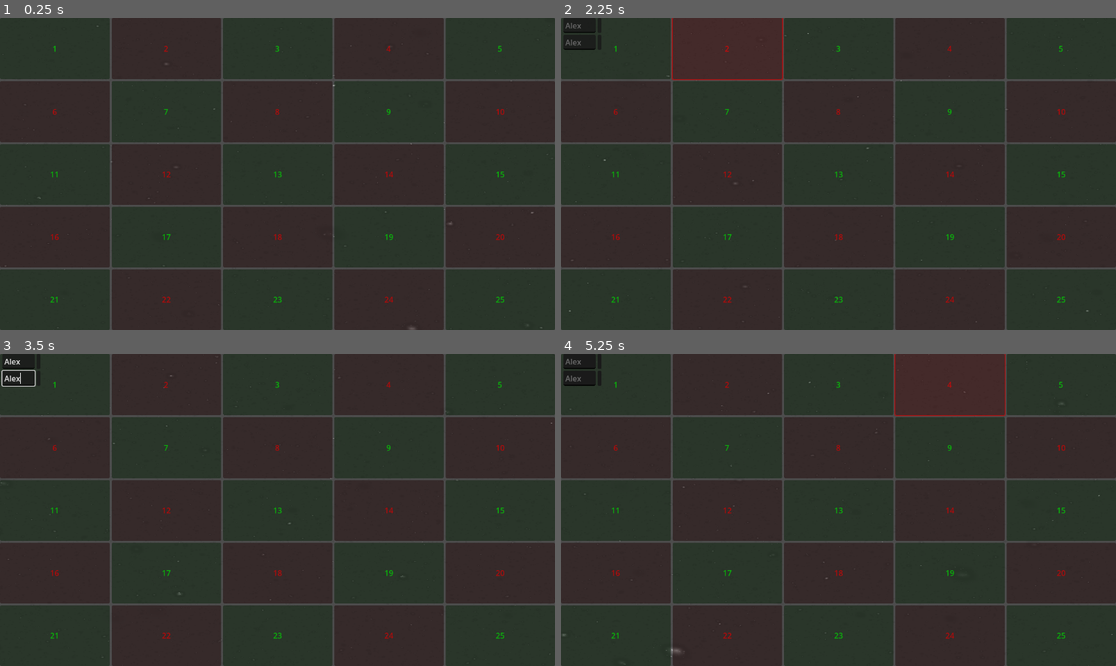
Above: before the commit, frames 1-4 (two rows, left to right).
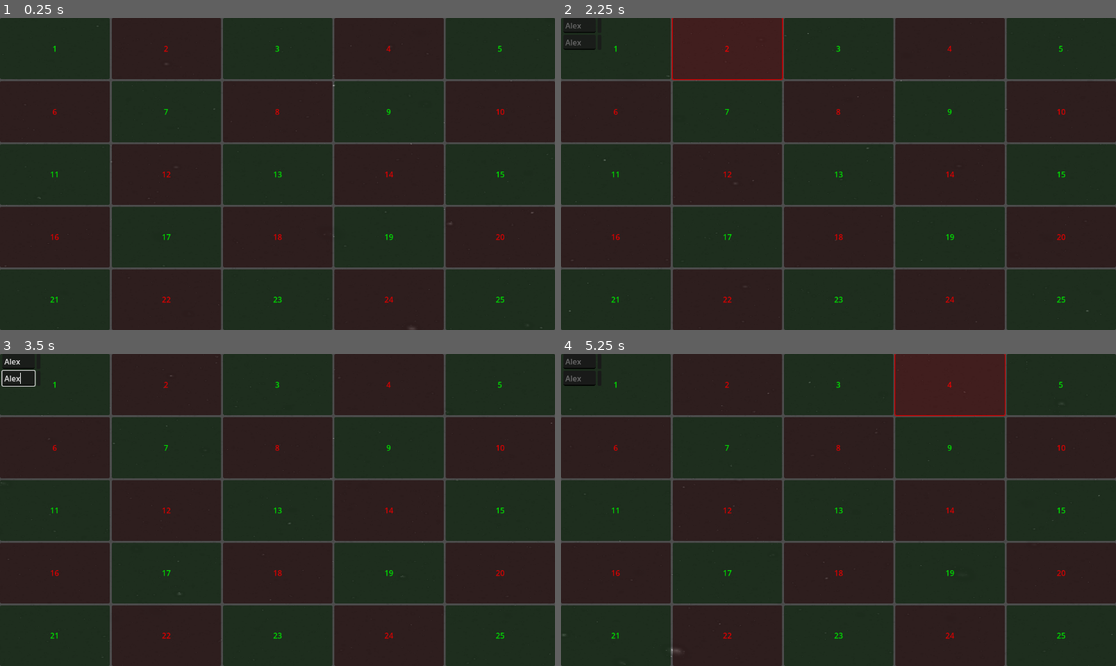
Above: after the commit, the same moments.

Repository: MagikBased/AdventOfCode
Game: Godot game, scene res://Scenes/Main.tscn
The game is run twice, just before and just after one commit, with the same random seed, the same clock (stepped at 60 frames per second) and the same inputs.
Inputs (mouse positions are in pixels of both pictures, inside the frame that each line leads up to):
- Up to frame 1 (0.25 s): no input
- Up to frame 2 (2.25 s): click "1" at 0.5 s; click (577, 24) at 1.27 s; type "Alex" at 1.35 s; click (577, 42) at 1.5 s; type "Alex" at 1.58 s; click "2" at 2 s
- Up to frame 3 (3.5 s): click (16, 360) at 2.77 s; type "Alex" at 2.85 s; click (16, 378) at 3 s; type "Alex" at 3.08 s
- Up to frame 4 (5.25 s): click "3" at 3.5 s; click (577, 360) at 4.27 s; type "Alex" at 4.35 s; click (577, 378) at 4.5 s; type "Alex" at 4.58 s; click "4" at 5 s

The runs differ from the first frame. In frame 1, 0.2% of the frame differs, in the area x 7-96%, y 8-100%; in frame 2, 0.3%; in frame 3, 0.2%; in frame 4, 0.3%, in the area x 0-100%, y 0-96%.

Commit message:
unmodulated the button colors

Diff:
--- a/Scripts/DayButtons.gd
+++ b/Scripts/DayButtons.gd
@@ -1,11 +1,9 @@
 extends Control
 
-var red = Color(1,0,0,0.75)
-var green = Color(0,1,0,0.75)
+var red = Color(1,0,0,1)
+var green = Color(0,1,0,1)
 
-var current_year = 2024
 var results_ui_scene = preload("res://Scenes/results_ui.tscn")
-
 
 func _ready():
 	var grid = $GridContainer
@@ -22,7 +20,6 @@
 			button.modulate = red
 		else:
 			button.modulate = green
-		#print("Button modulate: ", button.modulate, ", Visible: ", button.visible)
 		var callable = Callable(self, "_on_Button_pressed").bind(button_number)
 		button.connect("pressed", callable)
 		grid.add_child(button)
